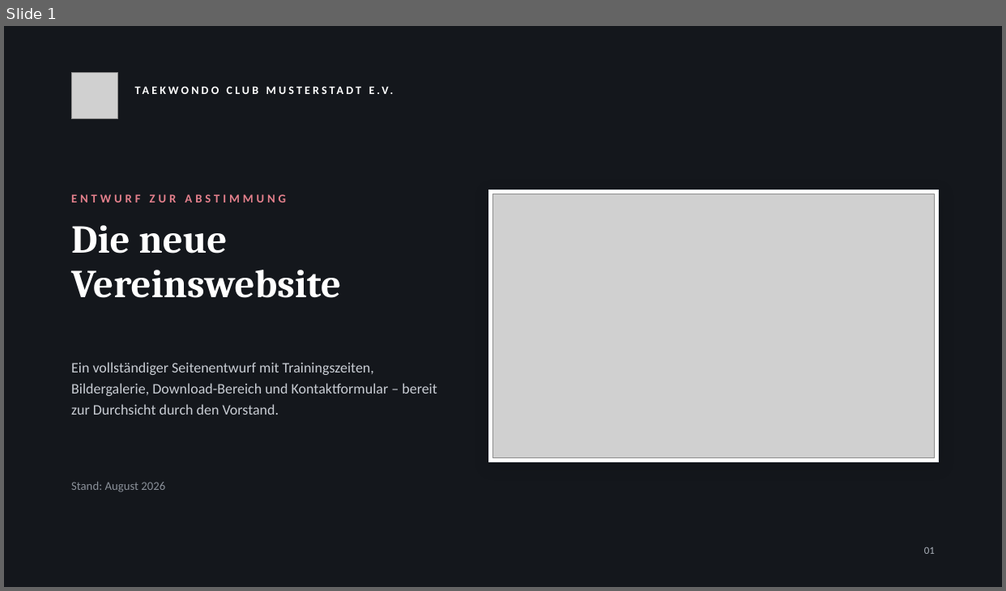
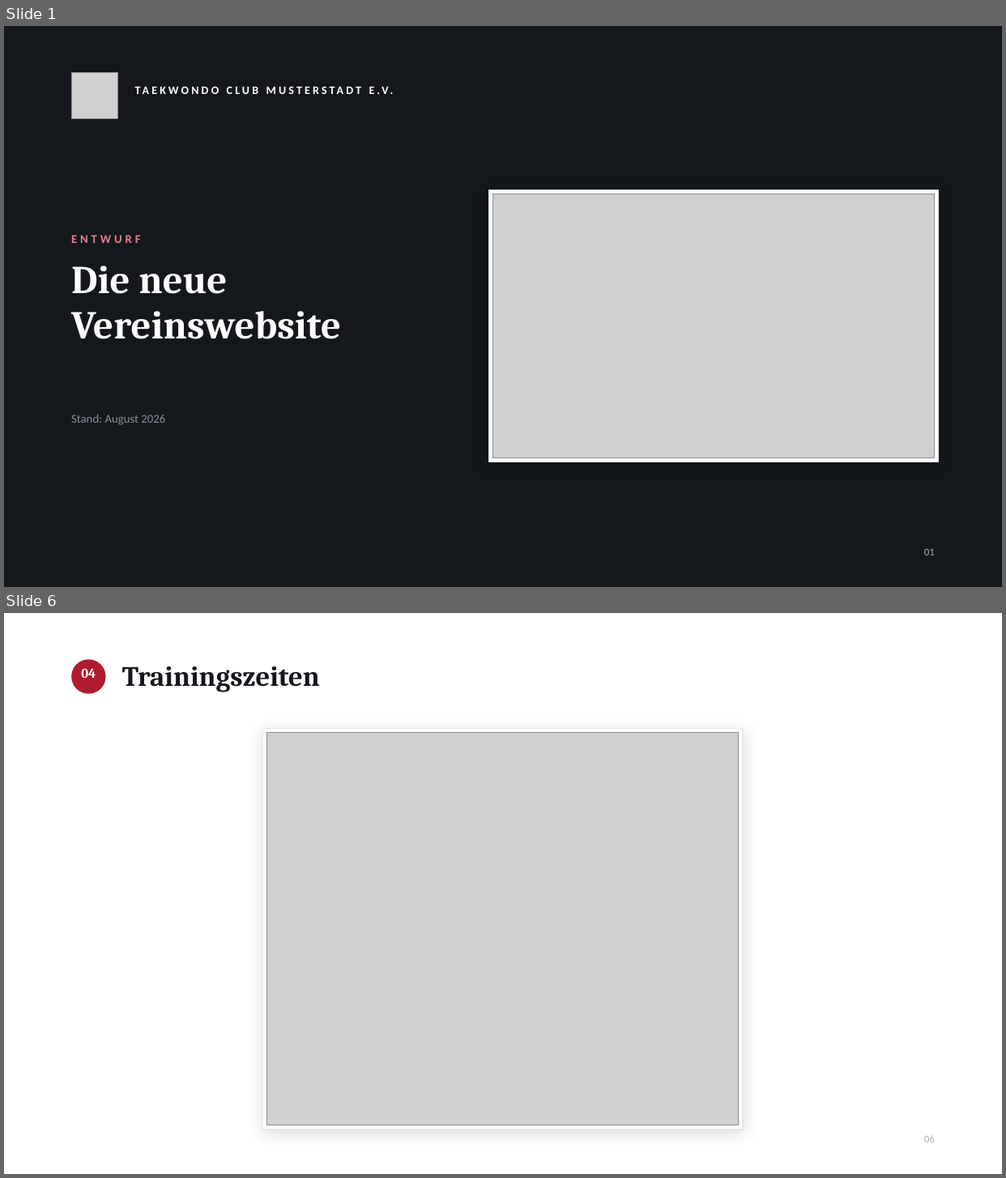
Before and after one commit to JustusRoe/Taekwondo-, a slide deck: praesentation/Website-Entwurf-Taekwondo-Club.pptx. Shown one above the other, each under a label of ours: slide 1 before the commit, slides 1 and 6 after it; the slides between them are not shown. The pictures are 1006x591 and 1006x1178 pixels, drawn with LibreOffice and Linux fonts; fonts in the diff are those of the drawing; grey boxes stand for pictures. Boxes give left, top, right and bottom in pixels: in the first picture for what was removed or moved away, otherwise in the second. Text is boxed around its words. In the diff, an @@ line names an element or a change of style, - is before the commit and + after.

```diff
--- a/praesentation/Website-Entwurf-Taekwondo-Club.pptx
+++ b/praesentation/Website-Entwurf-Taekwondo-Club.pptx
@@ slide 6 added at [4, 613, 1002, 1174], background #FFFFFF @@
@@ ellipse added at [71, 659, 106, 694], fill #B01C2E @@
@@ text added at [81, 668, 96, 678], 13 pt, text #FFFFFF, bold @@
+04
@@ text added at [122, 666, 320, 692], 27 pt, text #14171C, bold @@
+Trainingszeiten
@@ rectangle added at [263, 728, 743, 1130], fill #FFFFFF, outline #E4E7EC 1 pt @@
@@ picture added at [267, 733, 739, 1126] @@
@@ text added at [924, 1135, 935, 1143], 10 pt, text #AAB0B9 @@
+06
@@ slide 1 changed as well @@
@@ text at [71, 235, 140, 243]: text changed @@
-ENTWURF ZUR ABSTIMMUNG
+ENTWURF
@@ text "Die neue": place and size @@
-text "Die neue" at [71, 225, 341, 298]
+text "Die neue" at [71, 266, 341, 339]
@@ text removed at [71, 362, 437, 415] @@
-Ein vollständiger Seitenentwurf mit Trainingszeiten, Bildergalerie, Download-Bereich und Kontaktformular – bereit zur Durchsicht durch den Vorstand.
@@ text "Stand: August 2026": place and size @@
-text "Stand: August 2026" at [71, 482, 165, 493]
+text "Stand: August 2026" at [71, 415, 165, 425]
```
Also in this commit, not shown: 11 other slides added, 14 slides removed, 1 other file.
